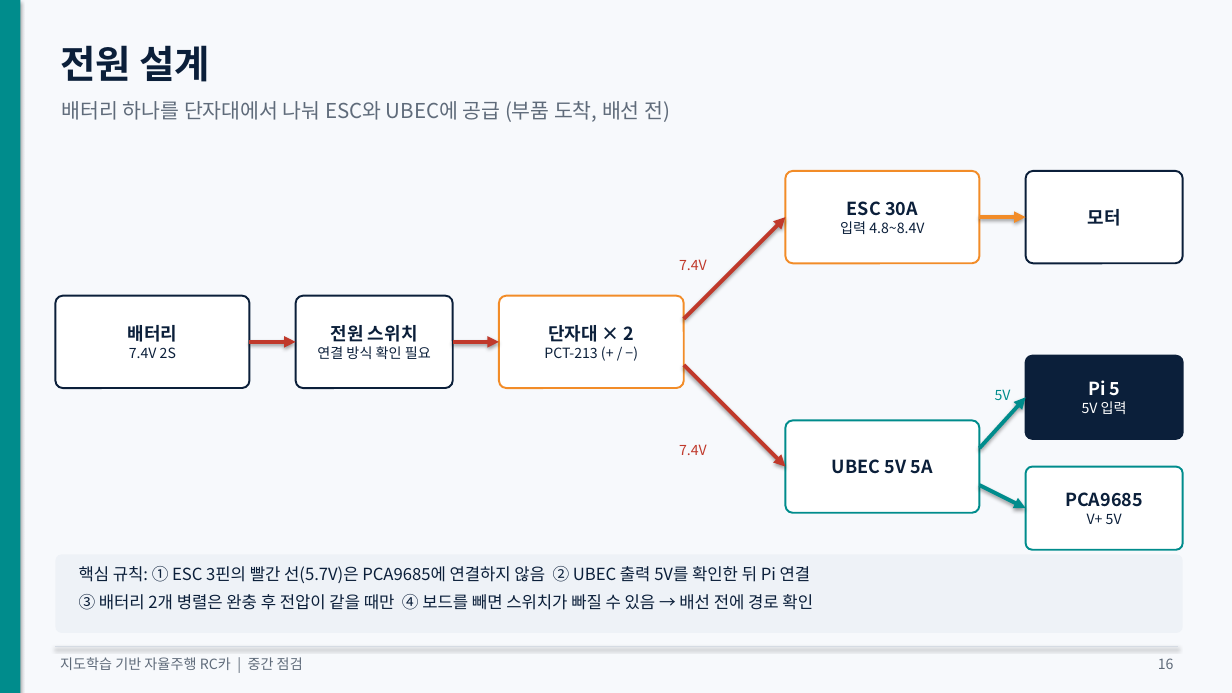
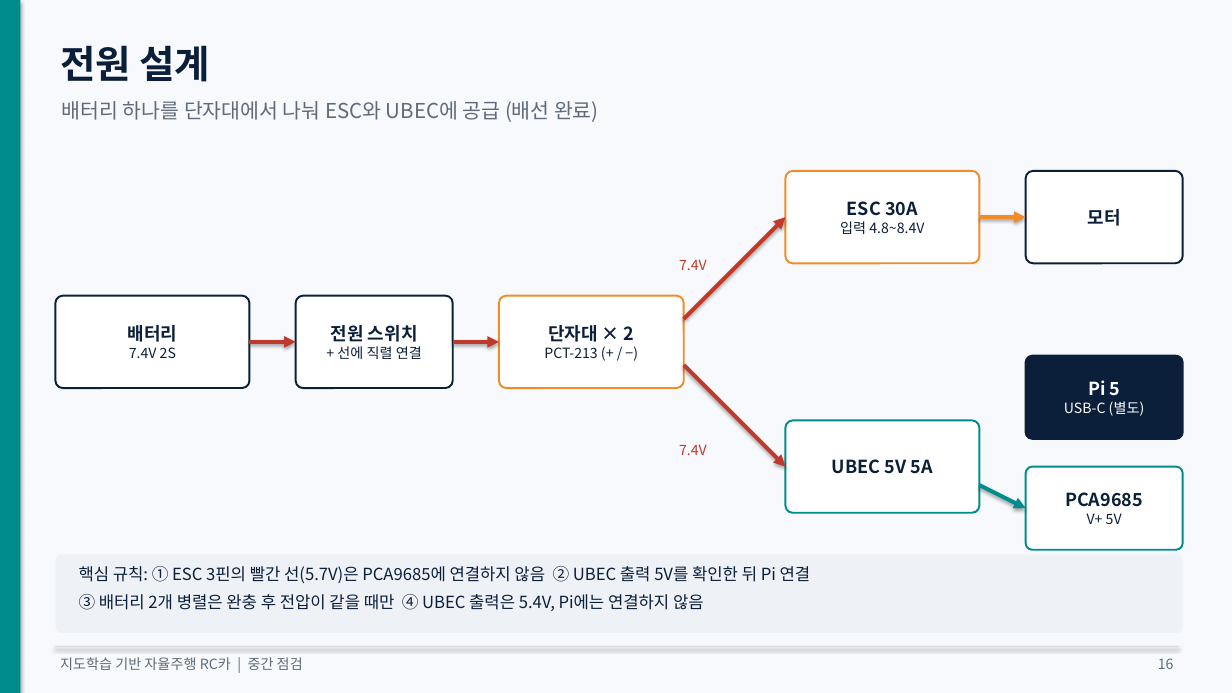
Before and after one commit to KMUTMU/Robot, a slide deck: slide 16 of 중간점검_자율주행RC카.pptx. Drawn at 1232x693 pixels with LibreOffice and Linux fonts; fonts in the diff are those of the drawing. Boxes give left, top, right and bottom in pixels: in the first picture for what was removed or moved away, otherwise in the second. Text is boxed around its words. In the diff, an @@ line names an element or a change of style, - is before the commit and + after.

Commit message:
배선·ESC 값 측정 완료, 주행 프로그램 카메라 오류까지 기록
- ESC 선 정정: 기판 표기 기준 긴 쌍 = VCC/GND(배터리), 짧은 쌍 = M+/M−(모터)
- 전원 스위치를 배터리 + 선에 직렬 연결, 단자대 A~E 배치 문서화
- ESC 값 기록 (정지 380 / 앞 350 / 후진 450), myconfig.py 설정 문서화
- UBEC 출력 5.4V라 Pi는 USB-C로 전원 공급
- 주행 프로그램 카메라 Remote I/O error와 다음에 할 일 순서 정리
- 발표 자료 갱신 (잘못된 ESC 배선 설명 정정)

```diff
--- a/중간점검_자율주행RC카.pptx
+++ b/중간점검_자율주행RC카.pptx
@@ text at <box>62,101,599,122</box>: text changed @@
-배터리 하나를 단자대에서 나눠 ESC와 UBEC에 공급 (부품 도착, 배선 전)
+배터리 하나를 단자대에서 나눠 ESC와 UBEC에 공급 (배선 완료)
@@ text in rounded rectangle at <box>337,346,422,359</box>: text changed @@
-연결 방식 확인 필요
++ 선에 직렬 연결
@@ text removed at <box>995,389,1011,400</box> @@
-5V
@@ arrow removed from (980, 448) to (1026, 397) @@
@@ text in rounded rectangle at <box>1064,401,1145,416</box>: text changed @@
-5V 입력
+USB-C (별도)
@@ text at <box>79,594,704,611</box>: text changed @@
-③ 배터리 2개 병렬은 완충 후 전압이 같을 때만 ④ 보드를 빼면 스위치가 빠질 수 있음 → 배선 전에 경로 확인
+③ 배터리 2개 병렬은 완충 후 전압이 같을 때만 ④ UBEC 출력은 5.4V, Pi에는 연결하지 않음
```
Also in this commit, not shown: 8 other slides changed, 12 other files.
